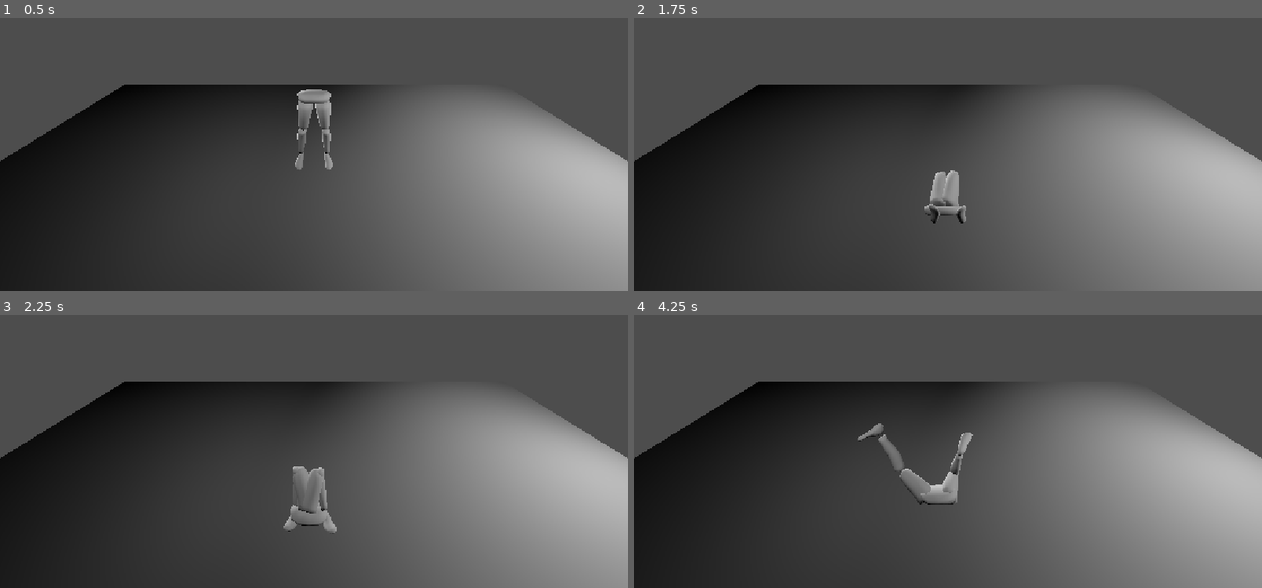
Above: before the commit, frames 1-4 (two rows, left to right).
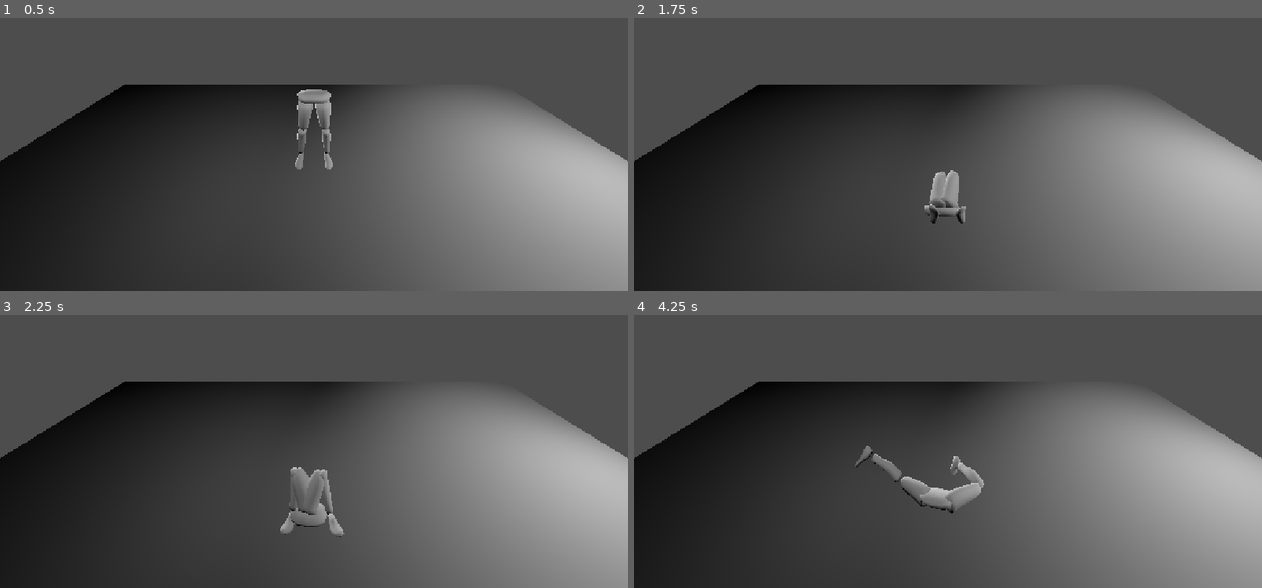
Above: after the commit, the same moments.

Repository: The-MEDINA/SNAP-back
Game: Godot game, scene res://characterPrototype.tscn
The game is run twice, just before and just after one commit, with the same random seed, the same clock (stepped at 60 frames per second) and the same inputs.
Inputs:
- Up to frame 1 (0.5 s): no input
- Up to frame 2 (1.75 s): no input
- Up to frame 3 (2.25 s): no input
- Up to frame 4 (4.25 s): no input

Frame 1 is identical in both runs. In frame 2, less than 0.1% of the frame differs, in the area x 46-53%, y 55-76%; in frame 3, 0.5%; in frame 4, 1.6%, in the area x 35-56%, y 39-73%.

Commit message:
Collider and orginization
added top collider meshes to make mesh colliders for top ragdoll, blender folder to stay organized

Diff:
--- a/snap-back/Character/Bottom.tscn
+++ b/snap-back/Character/Bottom.tscn
@@ -149,40 +149,44 @@
 [node name="PhysicalBoneSimulator3D" type="PhysicalBoneSimulator3D" parent="Bottom1/ArmatureBottom/Skeleton3D" unique_id=98895062]
 
 [node name="Physical Bone RootHip" type="PhysicalBone3D" parent="Bottom1/ArmatureBottom/Skeleton3D/PhysicalBoneSimulator3D" unique_id=663058755]
-transform = Transform3D(0.08975667, -0.99596375, -3.0578124e-07, -1.4292407e-05, -1.5950582e-06, 1, -0.99596375, -0.08975667, -1.4377886e-05, 1.0742895e-08, -0.055213884, 0.02947798)
-joint_offset = Transform3D(1, 0, 0, 0, 1, 0, 0, 0, 1, 1.9904027e-09, 6.7055863e-09, 0.013876021)
-body_offset = Transform3D(1, -5.9604645e-08, -1.4344187e-07, -1.4344187e-07, 3.3523975e-09, -1, 0, 1, 3.3512606e-09, 0, 0.013876021, -6.7520887e-09)
+transform = Transform3D(0.08975667, -0.99596375, -3.07637e-07, -1.4271732e-05, -1.5950582e-06, 1, -0.99596375, -0.08975667, -1.4357293e-05, 1.0742895e-08, -0.055213884, 0.02947798)
+joint_type = 1
+joint_offset = Transform3D(1, 0, 0, 0, 1, 0, 0, 0, 1, 2.277297e-09, 6.705585e-09, 0.013876021)
+body_offset = Transform3D(1, -5.9604645e-08, -1.6411741e-07, -1.6411741e-07, 3.3523975e-09, -1, 0, 1, 3.3513743e-09, 0, 0.013876021, -6.7520887e-09)
 bone_name = "RootHip"
+joint_constraints/bias = 0.3
+joint_constraints/damping = 1.0
+joint_constraints/impulse_clamp = 0.0
 
 [node name="HipColMesh" type="CollisionShape3D" parent="Bottom1/ArmatureBottom/Skeleton3D/PhysicalBoneSimulator3D/Physical Bone RootHip" unique_id=1403865391]
 transform = Transform3D(0.08975667, -1.4338295e-05, -0.99596375, -0.99596375, -1.5950582e-06, -0.08975667, -3.0166245e-07, 1, -1.4423589e-05, 0.029358206, 0.002645768, 0.05521431)
 shape = SubResource("ConcavePolygonShape3D_eyu6q")
 
 [node name="Physical Bone HipR" type="PhysicalBone3D" parent="Bottom1/ArmatureBottom/Skeleton3D/PhysicalBoneSimulator3D" unique_id=918551437]
-transform = Transform3D(-1.0720911e-07, -6.651772e-08, 1, -0.089771144, 0.9959625, 5.6624863e-08, -0.99596244, -0.08977115, -1.12747614e-07, -0.045594554, -0.06909003, 0.029478291)
-joint_type = 1
-joint_offset = Transform3D(1, 0, 0, 0, 1, 0, 0, 0, 1, 9.497602e-08, 1.3352225e-07, 0.04559456)
-body_offset = Transform3D(1, -7.450581e-09, 8.211877e-08, 1.0351563e-08, -5.1941234e-09, -1, 0, 1.0000001, 1.2900347e-08, -9.872019e-08, 0.04559456, -1.3411045e-07)
+transform = Transform3D(-1.0737064e-07, -6.635619e-08, 1, -0.089771144, 0.9959625, 5.6449487e-08, -0.99596244, -0.08977115, -1.12893986e-07, -0.045594554, -0.06909003, 0.029478291)
+joint_type = 1
+joint_offset = Transform3D(1, 0, 0, 0, 1, 0, 0, 0, 1, 9.4968655e-08, 1.3352961e-07, 0.04559456)
+body_offset = Transform3D(1, -7.450581e-09, 8.2280295e-08, 1.0513091e-08, -5.355651e-09, -1, 0, 1.0000001, 1.27388216e-08, -9.872019e-08, 0.04559456, -1.3411045e-07)
 bone_name = "HipR"
 joint_constraints/bias = 0.3
 joint_constraints/damping = 1.0
 joint_constraints/impulse_clamp = 0.0
 
 [node name="Physical Bone HipL" type="PhysicalBone3D" parent="Bottom1/ArmatureBottom/Skeleton3D/PhysicalBoneSimulator3D" unique_id=854589165]
-transform = Transform3D(-4.598264e-08, -1.7087325e-07, -1, 0.99596256, 0.08977063, -6.113638e-08, 0.08977063, -0.99596256, 1.6605544e-07, 0.045594558, -0.069089904, 0.02947818)
-joint_type = 1
-joint_offset = Transform3D(1, 0, 0, 0, 1, 0, 0, 0, 1, 4.1437428e-10, 7.927103e-09, 0.04559455)
-body_offset = Transform3D(1, -4.5448542e-07, -9.088163e-09, 1.3622108e-08, 3.0292398e-08, -1.0000001, 5.066395e-07, 1, -1.0451316e-08, 0, 0.045594554, -7.450581e-09)
+transform = Transform3D(-4.598264e-08, -1.7022714e-07, -1, 0.99596256, 0.08977063, -6.1078374e-08, 0.08977063, -0.99596256, 1.6541193e-07, 0.045594558, -0.069089904, 0.02947818)
+joint_type = 1
+joint_offset = Transform3D(1, 0, 0, 0, 1, 0, 0, 0, 1, 4.1437437e-10, 7.897643e-09, 0.04559455)
+body_offset = Transform3D(1, -4.5448542e-07, -9.088165e-09, 1.3622108e-08, 3.093851e-08, -1.0000001, 5.066395e-07, 1, -9.805191e-09, 0, 0.045594554, -7.450581e-09)
 bone_name = "HipL"
 joint_constraints/bias = 0.3
 joint_constraints/damping = 1.0
 joint_constraints/impulse_clamp = 0.0
 
 [node name="Physical Bone ThighL" type="PhysicalBone3D" parent="Bottom1/ArmatureBottom/Skeleton3D/PhysicalBoneSimulator3D" unique_id=1768149536]
-transform = Transform3D(0.100157194, -0.9901095, -0.098242946, 0.1197091, -0.08603075, 0.9890745, -0.9877441, -0.11082349, 0.109908506, 0.11058243, -0.2643342, 0.0077820458)
-joint_type = 1
-joint_offset = Transform3D(1, 0, 0, 0, 1, 0, 0, 0, 1, -8.089135e-08, 6.2419915e-08, 0.19740099)
-body_offset = Transform3D(1.0000001, -3.7252903e-08, 4.0978193e-07, 3.427267e-07, -2.8871e-07, -1, 0, 1.0000002, -2.7846545e-07, 0, 0.19740099, -7.450581e-09)
+transform = Transform3D(0.100157194, -0.9901095, -0.098242946, 0.1197091, -0.08603075, 0.9890745, -0.9877441, -0.11082349, 0.1099085, 0.11058243, -0.2643342, 0.0077820458)
+joint_type = 1
+joint_offset = Transform3D(1, 0, 0, 0, 1, 0, 0, 0, 1, -7.9420595e-08, 6.260376e-08, 0.19740099)
+body_offset = Transform3D(1.0000001, -3.7252903e-08, 4.0233135e-07, 3.427267e-07, -2.8871e-07, -1, 0, 1.0000002, -2.7939677e-07, 0, 0.19740099, -7.450581e-09)
 bone_name = "ThighL"
 joint_constraints/bias = 0.3
 joint_constraints/damping = 1.0
@@ -207,10 +211,11 @@
 shape = SubResource("ConcavePolygonShape3D_rf6nt")
 
 [node name="Physical Bone ThighR" type="PhysicalBone3D" parent="Bottom1/ArmatureBottom/Skeleton3D/PhysicalBoneSimulator3D" unique_id=2071487939]
-transform = Transform3D(0.10015718, -0.9901095, 0.098243184, 0.10005388, 0.10826171, 0.98907465, -0.98992825, -0.0892333, 0.10990747, -0.11058232, -0.26433378, 0.007782083)
-joint_type = 1
-joint_offset = Transform3D(1, 0, 0, 0, 1, 0, 0, 0, 1, -3.0355523e-07, 1.178563e-08, 0.19740056)
-body_offset = Transform3D(1.0000001, -1.4901161e-08, 1.3113022e-06, 1.2740493e-06, 8.4750354e-08, -1.0000002, -6.7055225e-08, 1, 9.126961e-08, 4.4703484e-08, 0.1974006, -2.9802322e-08)
+transform = Transform3D(0.10015718, -0.9901095, 0.098243184, 0.10005387, 0.10826171, 0.98907465, -0.98992825, -0.0892333, 0.10990746, -0.11058232, -0.26433378, 0.007782083)
+joint_type = 1
+joint_offset = Transform3D(1, 7.450581e-09, 7.450581e-09, 7.450581e-09, 0.99999994, 8.381903e-09, 7.450581e-09, 2.7939677e-09, 1, -3.05026e-07, 1.1601786e-08, 0.19740056)
+joint_rotation = Vector3(2.7939677e-09, -7.450581e-09, 7.450581e-09)
+body_offset = Transform3D(1.0000001, -1.4901161e-08, 1.3187528e-06, 1.2814999e-06, 8.4750354e-08, -1.0000002, -6.7055225e-08, 1, 9.2200935e-08, 4.4703484e-08, 0.1974006, -2.9802322e-08)
 bone_name = "ThighR"
 joint_constraints/bias = 0.3
 joint_constraints/damping = 1.0
--- a/snap-back/characterPrototype.tscn
+++ b/snap-back/characterPrototype.tscn
@@ -35,8 +35,10 @@
 transform = Transform3D(0.7438535, 0.6246871, -0.23758785, -0.3065101, 0.6347569, 0.7093202, 0.59391373, -0.4548072, 0.66363907, -0.6493573, 0.44408208, 0.96562314)
 light_energy = 0.465
 shadow_enabled = true
+shadow_blur = 3.0
 
 [node name="KeyLight" type="AreaLight3D" parent="." unique_id=1354767526]
 transform = Transform3D(0.099182636, 0.26018825, 0.96045035, -0.97518677, 0.21739995, 0.04181026, -0.19792332, -0.9407653, 0.27529442, 4.270453, -0.24705529, 0.46379066)
 light_energy = 5.139
 shadow_enabled = true
+shadow_blur = 0.5
Not shown, added: Assets/Prototype/Blender/MannequinRig.blend
Not shown, added: Assets/Prototype/Blender/MannequinRig.blend1
Not shown, removed: Assets/Prototype/MannequinRig.blend1
Not shown, added: Assets/Prototype/TopCollider.glb
